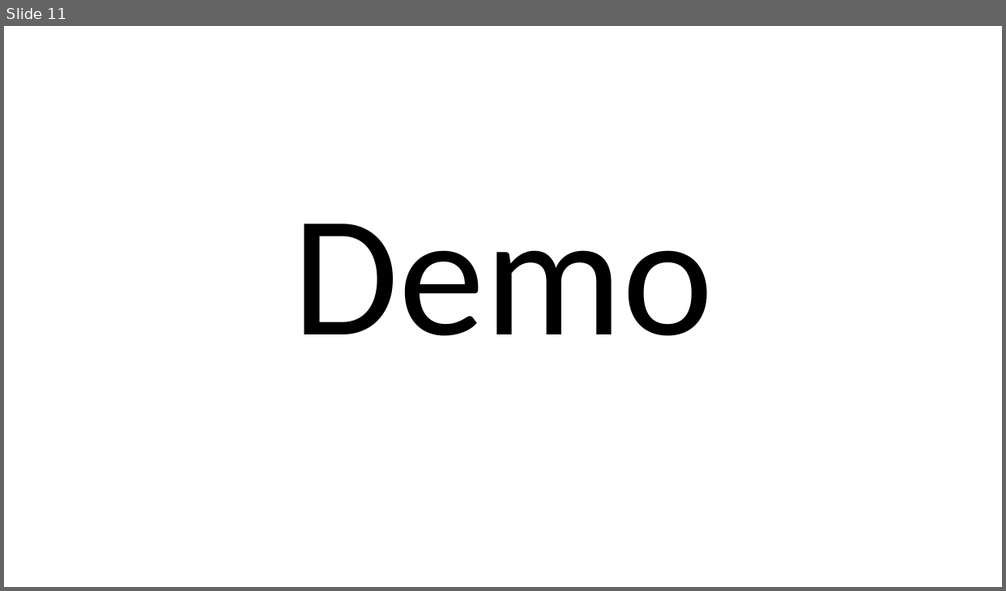
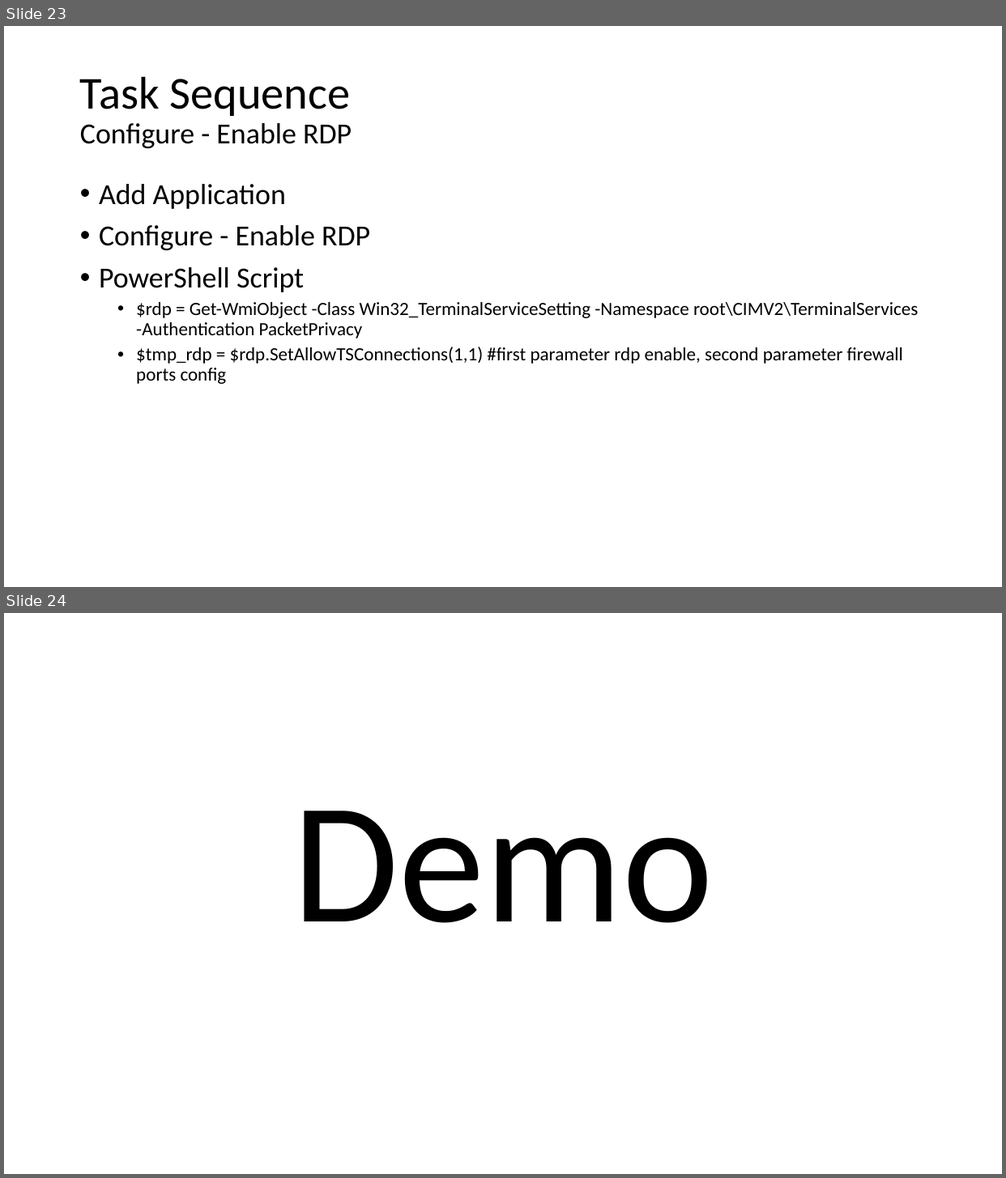
Before and after one commit to fydexx/HECC-2018, a slide deck: Part_01/Section02.pptx. Shown one above the other, each under a label of ours: slide 11 before the commit, slides 23 and 24 after it. The pictures are 1006x591 and 1006x1178 pixels, drawn with LibreOffice and Linux fonts; fonts in the diff are those of the drawing. Boxes give left, top, right and bottom in pixels: in the first picture for what was removed or moved away, otherwise in the second. Text is boxed around its words. In the diff, an @@ line names an element or a change of style, - is before the commit and + after.

```diff
--- a/Part_01/Section02.pptx
+++ b/Part_01/Section02.pptx
@@ slide 23 added at (4, 26, 1002, 587), background #FFFFFF @@
@@ title added at (80, 76, 351, 148), 28 pt, text #000000 @@
+Task Sequence
+Configure - Enable RDP
@@ text added at (99, 184, 918, 384), 18 pt, text #000000 @@
+• Add Application
+• Configure - Enable RDP
+• PowerShell Script
+  • $rdp = Get-WmiObject -Class Win32_TerminalServiceSetting -Namespace root\CIMV2\TerminalServices -Authentication PacketPrivacy
+  • $tmp_rdp = $rdp.SetAllowTSConnections(1,1) #first parameter rdp enable, second parameter firewall ports config
@@ what was slide 11 is now slide 24 @@
```
Also in this commit, not shown: 6 slides changed, 13 other slides added.
